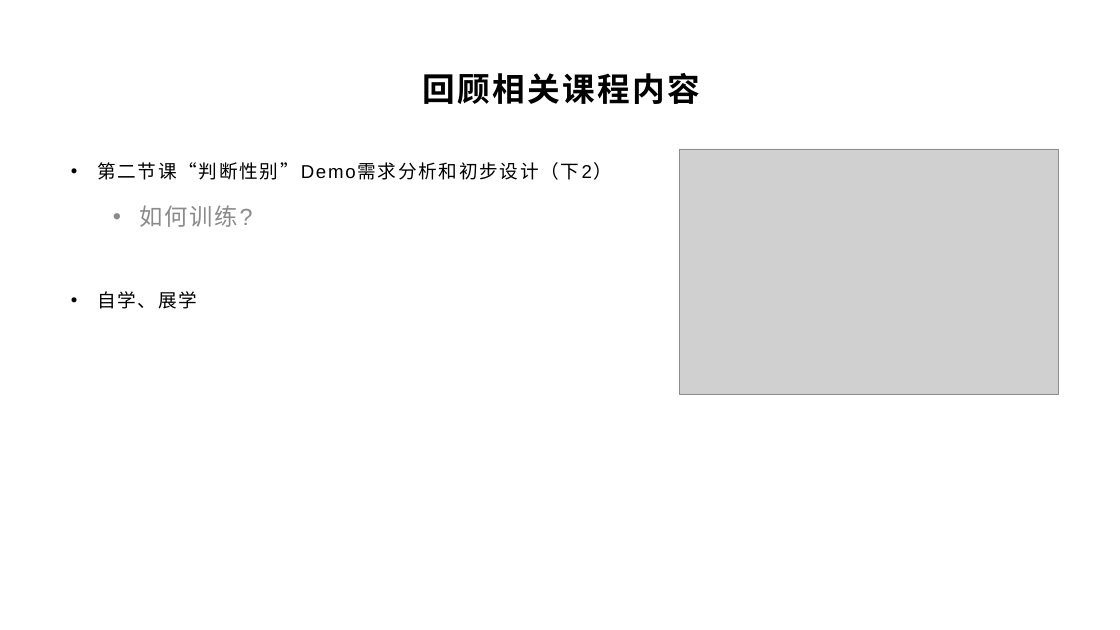
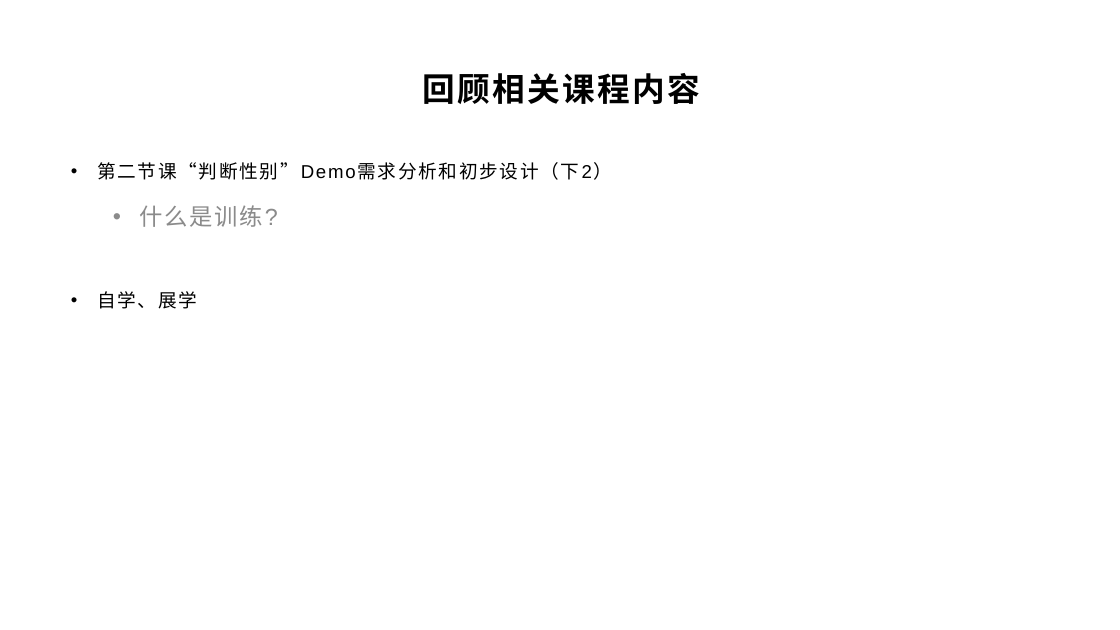
Before and after one commit to yyc-git/DeepLearningEdu, a slide deck: slide 6 of lessons/3_derivation_3/ppt/全连接层的前向和后向传播推导（下）.pptx (slide 8 before the commit). Drawn at 1120x630 pixels with LibreOffice and Linux fonts; fonts in the diff are those of the drawing; grey boxes stand for pictures; background and template pictures are left out. Boxes give left, top, right and bottom in pixels: in the first picture for what was removed or moved away, otherwise in the second. Text is boxed around its words. In the diff, an @@ line names an element or a change of style, - is before the commit and + after.

```diff
--- a/lessons/3_derivation_3/ppt/全连接层的前向和后向传播推导（下）.pptx
+++ b/lessons/3_derivation_3/ppt/全连接层的前向和后向传播推导（下）.pptx
@@ picture removed at <box>680,149,1059,394</box> @@
@@ text at <box>139,205,278,227</box>: text changed @@
-  • 如何训练?
+  • 什么是训练?
```
Also in this commit, not shown: 18 other slides changed, 3 slides added, 1 slide removed, 1 other file.
